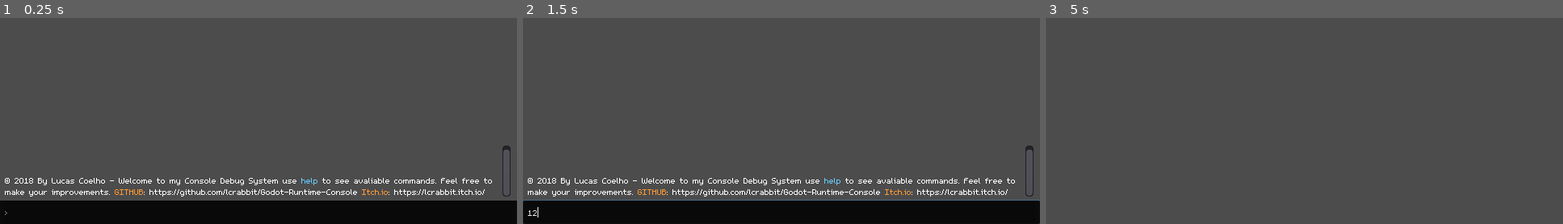
Above: before the commit, frames 1-3 (left to right).
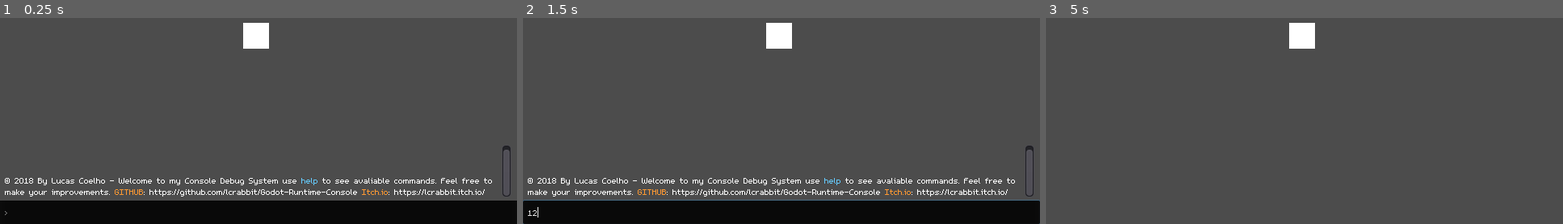
Above: after the commit, the same moments.

Repository: coelhucas/Godot-Runtime-Console
Game: Godot game, scene res://Assets/Scenes/Test.tscn
Same seed, same stepped clock (60 frames per second), same inputs: the game is played once before the commit and once after it. This scene is started directly instead of the project's main scene.
Inputs (mouse positions are in pixels of both pictures, inside the frame that each line leads up to):
- Up to frame 1 (0.25 s): no input
- Up to frame 2 (1.5 s): click (781, 211) at 0.52 s; type "12" at 0.6 s; tap Enter at 1.25 s
- Up to frame 3 (5 s): tap Insert (ui_select) at 1.52, 2.27, 3.77, 4.52 s; tap Space at 2, 3.5 s; tap Enter at 2.75, 4.25 s; tap ` (toggle_console) at 4.9 s

The runs differ from the first frame. In frame 1, 0.6% of the frame differs, in the area x 47-53%, y 2-15%; in frame 2, 0.6%; in frame 3, 0.6%.

Commit message:
Added clear command and a warning when the scene name is empty

Diff:
--- /dev/null
+++ b/Assets/Scenes/Player.tscn
@@ -0,0 +1,10 @@
+[gd_scene format=2]
+
+[node name="Player" type="KinematicBody2D"]
+position = Vector2( 316.536, 127.003 )
+
+[node name="ColorRect" type="ColorRect" parent="."]
+margin_left = -16.0
+margin_top = -16.0
+margin_right = 16.0
+margin_bottom = 16.0
--- a/Assets/Scenes/Test.tscn
+++ b/Assets/Scenes/Test.tscn
@@ -1,7 +1,10 @@
-[gd_scene load_steps=2 format=2]
+[gd_scene load_steps=3 format=2]
 
 [ext_resource path="res://Assets/Scenes/UI.tscn" type="PackedScene" id=1]
+[ext_resource path="res://Assets/Scenes/Player.tscn" type="PackedScene" id=2]
 
 [node name="Main" type="Node2D"]
 
 [node name="GUI" parent="." instance=ExtResource( 1 )]
+
+[node name="Player" parent="." instance=ExtResource( 2 )]
--- a/Assets/Scripts/Autoload/Console.gd
+++ b/Assets/Scripts/Autoload/Console.gd
@@ -25,6 +25,12 @@
 			args = "",
 			num_args = 0
 			})
+
+	register_command("clear", {
+		description = "Clears log.",
+		args = "",
+		num_args = 0
+		})
 
 	register_command("echo", {
 				description = "Prints a string in console",
@@ -64,12 +70,14 @@
 	if event.is_action_pressed("toggle_console"):
 		toggle_console()
 
-
 func register_command(name, args):
 	commands[name] = args
 
 func append_bbcode(bbcode):
 	debug_log.set_bbcode(debug_log.get_bbcode() + bbcode)
+
+func clear():
+	debug_log.set_bbcode("")
 
 func describe_command(cmd):
 	var command = commands[cmd]
--- a/Assets/Scripts/Autoload/DebugCommands.gd
+++ b/Assets/Scripts/Autoload/DebugCommands.gd
@@ -12,6 +12,9 @@
 	# Erase "echo" from the output
 	text.erase(0, 5)
 	Console.append_bbcode(">[color=#ff9933] " + text + "[/color]\n")
+
+static func clear():
+	Console.clear()
 
 # This "variable" argument must be in Globals.gd
 static func show(variable):
@@ -33,4 +36,7 @@
 static func scene(name):
 	#SceneTree.change_scene
 	var scene_name = name.replace("scene ", "")
+	if (scene_name.replace(" ", "").empty()):
+		Console.append_bbcode("Please use a valid scene name.\n")
+		return
 	Globals.get_tree().change_scene("res://Assets/Scenes/" + scene_name + ".tscn")
--- a/main.tscn
+++ b/main.tscn
@@ -1,16 +1,10 @@
-[gd_scene load_steps=2 format=2]
+[gd_scene load_steps=3 format=2]
 
 [ext_resource path="res://Assets/Scenes/UI.tscn" type="PackedScene" id=1]
+[ext_resource path="res://Assets/Scenes/Player.tscn" type="PackedScene" id=2]
 
 [node name="Main" type="Node2D"]
 
 [node name="GUI" parent="." instance=ExtResource( 1 )]
 
-[node name="Player" type="KinematicBody2D" parent="."]
-position = Vector2( 316.536, 127.003 )
-
-[node name="ColorRect" type="ColorRect" parent="Player"]
-margin_left = -16.0
-margin_top = -16.0
-margin_right = 16.0
-margin_bottom = 16.0
+[node name="Player" parent="." instance=ExtResource( 2 )]
